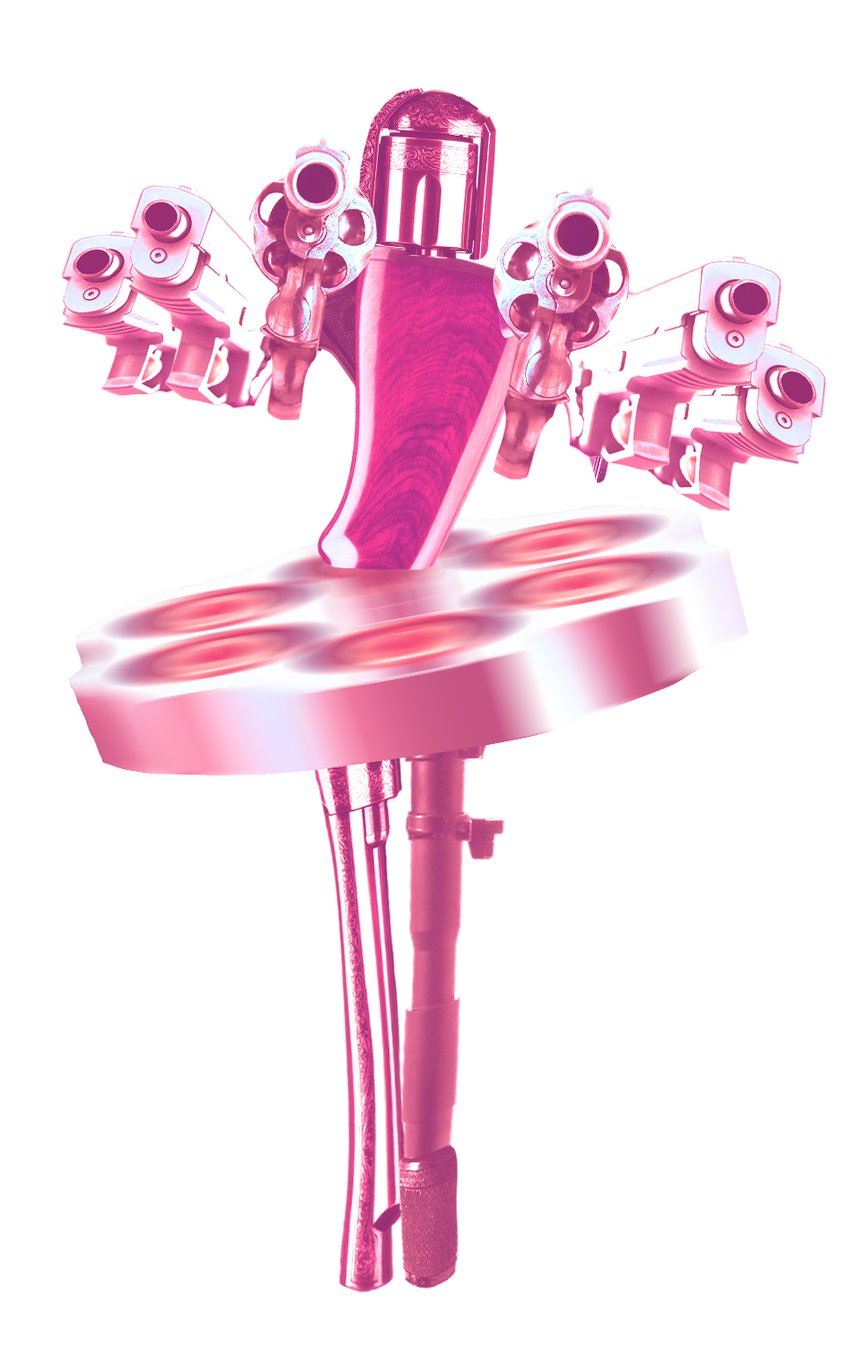
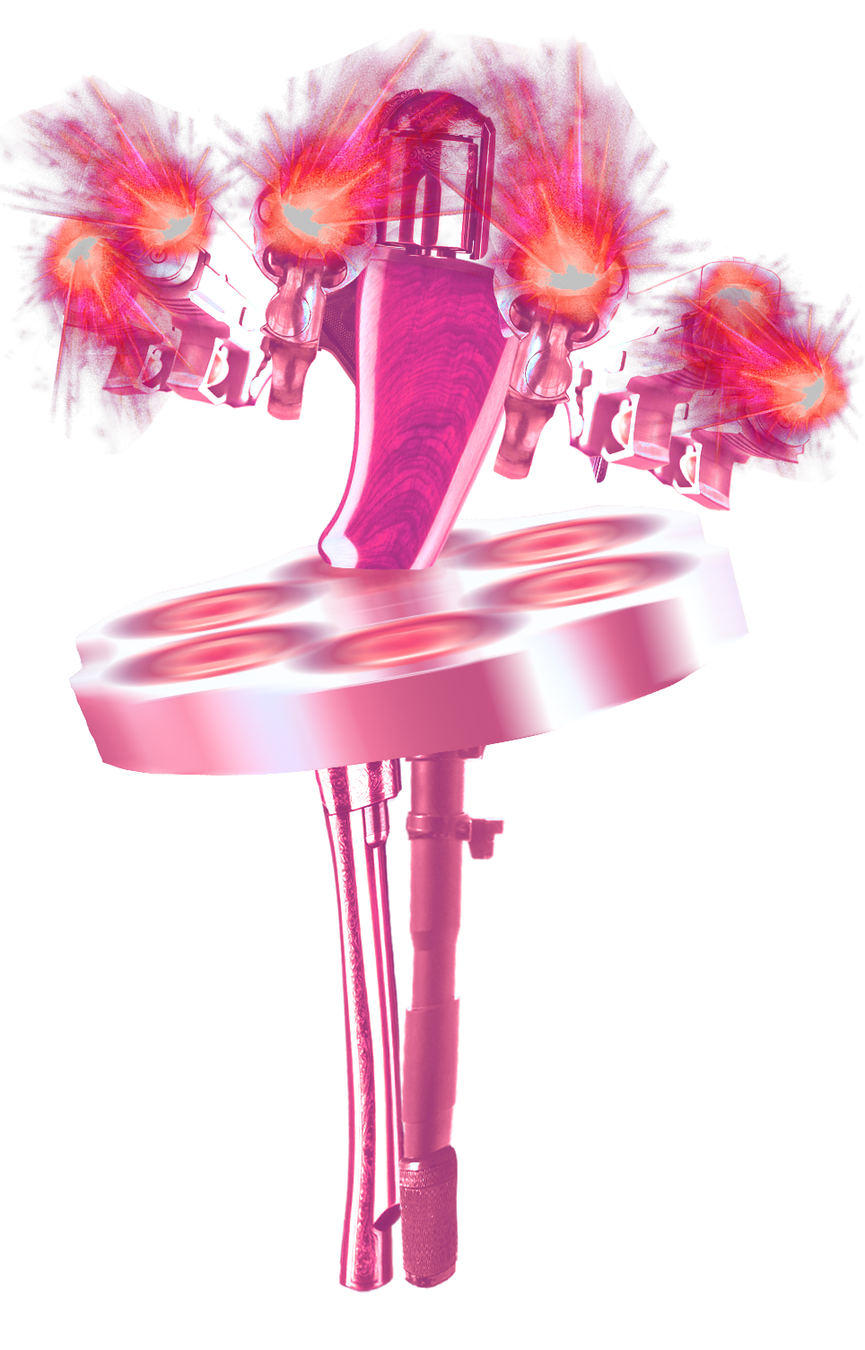
Two versions of the same layered image (865px x 1350px). Layer-by-layer changes:
added layer "flare_6" above "flare_5" over 605, 279, 865, 483
added layer "flare_5" above "flare_4" over 618, 250, 864, 483
added layer "flare_4" above "flare_3" over 385, 32, 730, 347
added layer "flare_3" above "flare_2" over 197, 26, 553, 312
added layer "flare_2" above "flare_1" over 0, 74, 263, 298
added layer "flare_1" above "gun_6" over 2, 186, 209, 455
